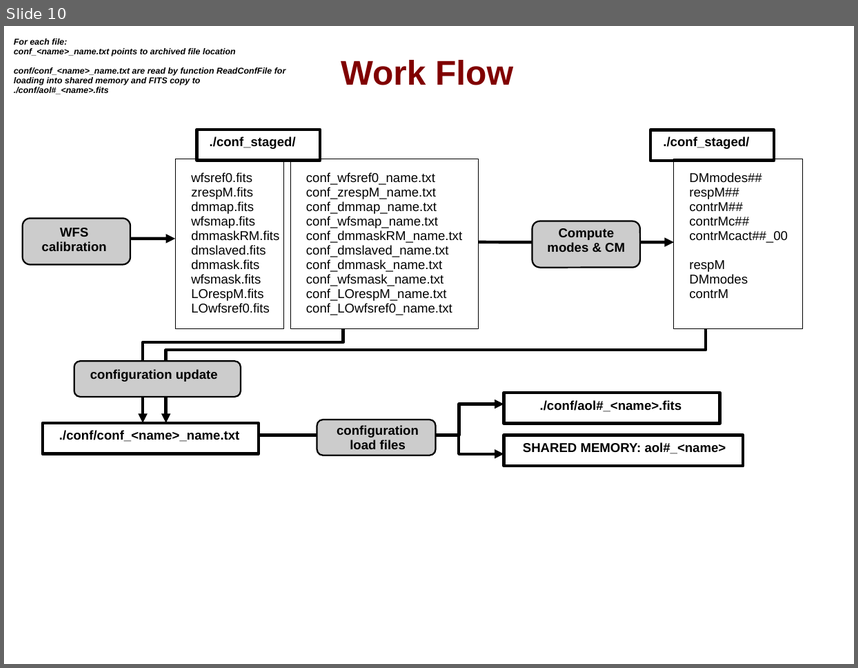
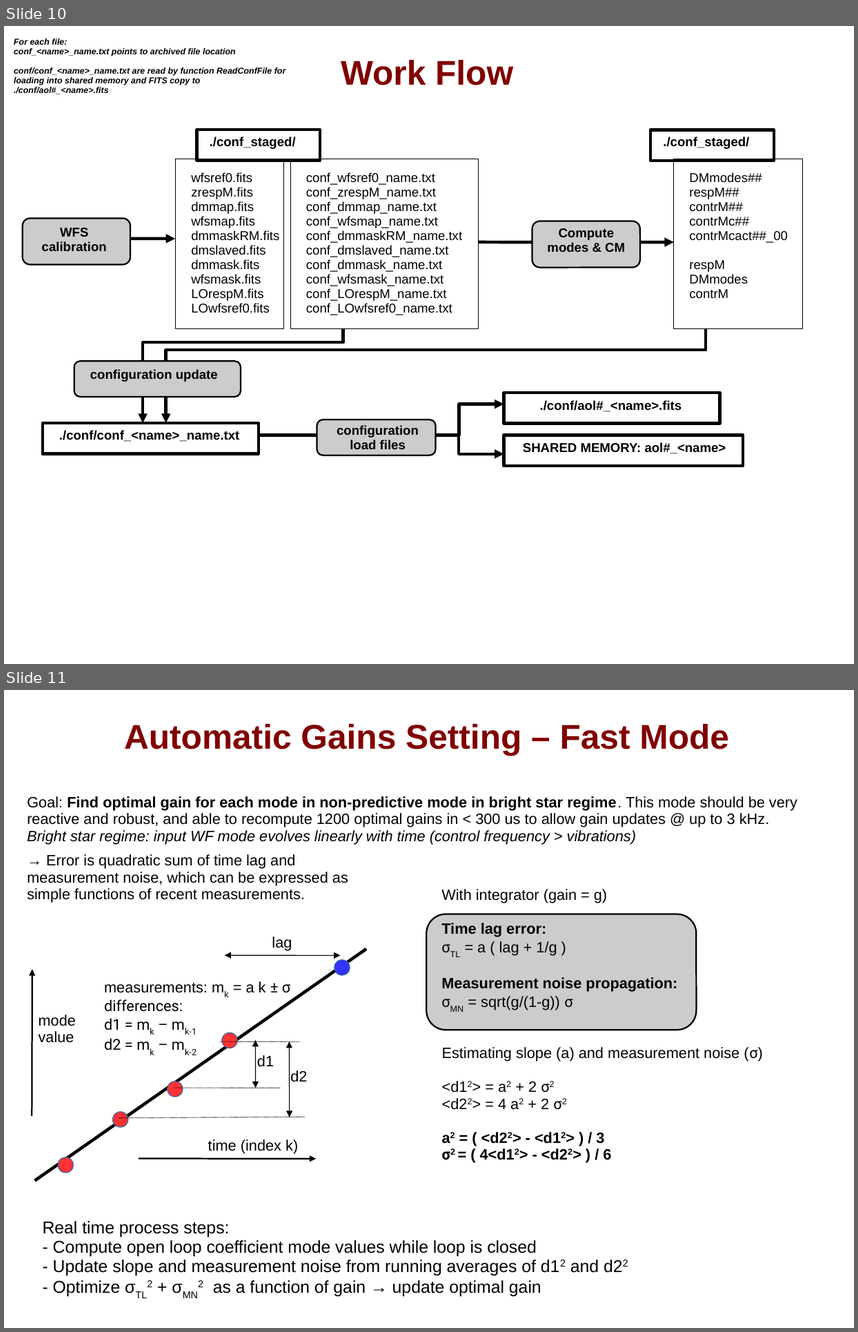
Before and after one commit to oguyon/AdaptiveOpticsControl, a slide deck: src/AOloopControl/doc/AOloopControl_figs.ppt. Shown one above the other, each under a label of ours: slide 10 before the commit, slides 10 and 11 after it. The pictures are 858x668 and 858x1332 pixels, drawn with LibreOffice and Linux fonts; fonts in the diff are those of the drawing. Boxes give left, top, right and bottom in pixels: in the first picture for what was removed or moved away, otherwise in the second. Text is boxed around its words. In the diff, an @@ line names an element or a change of style, - is before the commit and + after.

```diff
--- a/src/AOloopControl/doc/AOloopControl_figs.ppt
+++ b/src/AOloopControl/doc/AOloopControl_figs.ppt
@@ slide 11 added at box(4, 690, 854, 1328), background #FFFFFF @@
@@ title added at box(124, 724, 729, 756), 32 pt, text #800000, bold @@
+Automatic Gains Setting – Fast Mode
@@ text added at box(27, 796, 797, 845), 14 pt, text #000000 @@
+Goal: Find optimal gain for each mode in non-predictive mode in bright star regime. This mode should be very reactive and robust, and able to recompute 1200 optimal gains in < 300 us to allow gain updates @ up to 3 kHz.
+Bright star regime: input WF mode evolves linearly with time (control frequency > vibrations)
@@ text added at box(27, 854, 348, 903), 14 pt, text #000000 @@
+→ Error is quadratic sum of time lag and measurement noise, which can be expressed as simple functions of recent measurements.
@@ text added at box(441, 889, 677, 1009), 14 pt, text #000000 @@
+With integrator (gain = g)
+Time lag error:
+σTL = a ( lag + 1/g )
+Measurement noise propagation:
+σMN = sqrt(g/(1-g)) σ
@@ rounded rectangle added at box(427, 914, 697, 1029), fill #CCCCCC, outline #000000 1.45 pt @@
@@ text added at box(272, 936, 292, 951), 14 pt, text #000000 @@
+lag
@@ line added from (35, 1181) to (366, 949), #000000 2.89 pt @@
@@ double arrow added from (225, 956) to (340, 956), #000000 0.74 pt @@
@@ arrow added from (32, 1116) to (32, 969), #000000 1.45 pt @@
@@ ellipse added at box(334, 960, 350, 976), fill #3333FF, outline #3465A4 0.74 pt @@
@@ text added at box(104, 981, 290, 1055), 14 pt, text #000000 @@
+measurements: mk = a k ± σ
+differences:
+d1 = mk – mk-1
+d2 = mk – mk-2
@@ text added at box(38, 1014, 76, 1043), 14 pt, text #000000 @@
+mode value
@@ ellipse added at box(222, 1032, 238, 1048), fill #FF3333, outline #3465A4 0.74 pt @@
@@ double arrow added from (255, 1041) to (255, 1087), #000000 0.74 pt @@
@@ line added from (220, 1042) to (299, 1042), #000000 0.74 pt dashed @@
@@ text added at box(257, 1055, 274, 1067), 14 pt, text #000000 @@
+d1
@@ double arrow added from (290, 1042) to (290, 1116), #000000 0.74 pt @@
@@ text added at box(442, 1047, 763, 1160), 14 pt, text #000000 @@
+Estimating slope (a) and measurement noise (σ)
+<d12> = a2 + 2 σ2
+<d22> = 4 a2 + 2 σ2
+a2 = ( <d22> - <d12> ) / 3
+σ2 = ( 4<d12> - <d22> ) / 6
@@ ellipse added at box(168, 1081, 183, 1096), fill #FF3333, outline #3465A4 0.74 pt @@
@@ text added at box(290, 1070, 307, 1082), 14 pt, text #000000 @@
+d2
@@ line added from (174, 1087) to (280, 1088), #000000 0.74 pt dashed @@
@@ ellipse added at box(113, 1112, 128, 1127), fill #FF3333, outline #3465A4 0.74 pt @@
@@ line added from (119, 1118) to (305, 1116), #000000 0.74 pt dashed @@
@@ text added at box(208, 1139, 298, 1154), 14 pt, text #000000 @@
+time (index k)
@@ ellipse added at box(58, 1157, 74, 1173), fill #FF3333, outline #3465A4 0.74 pt @@
@@ arrow added from (139, 1159) to (317, 1159), #000000 1.45 pt @@
@@ text added at box(43, 1221, 599, 1296), 16 pt, text #000000 @@
+Real time process steps:
+- Compute open loop coefficient mode values while loop is closed
+- Update slope and measurement noise from running averages of d12 and d22
+- Optimize σTL2 + σMN2 as a function of gain → update optimal gain
```
Also in this commit, not shown: 1 slide changed, 29 other files.
